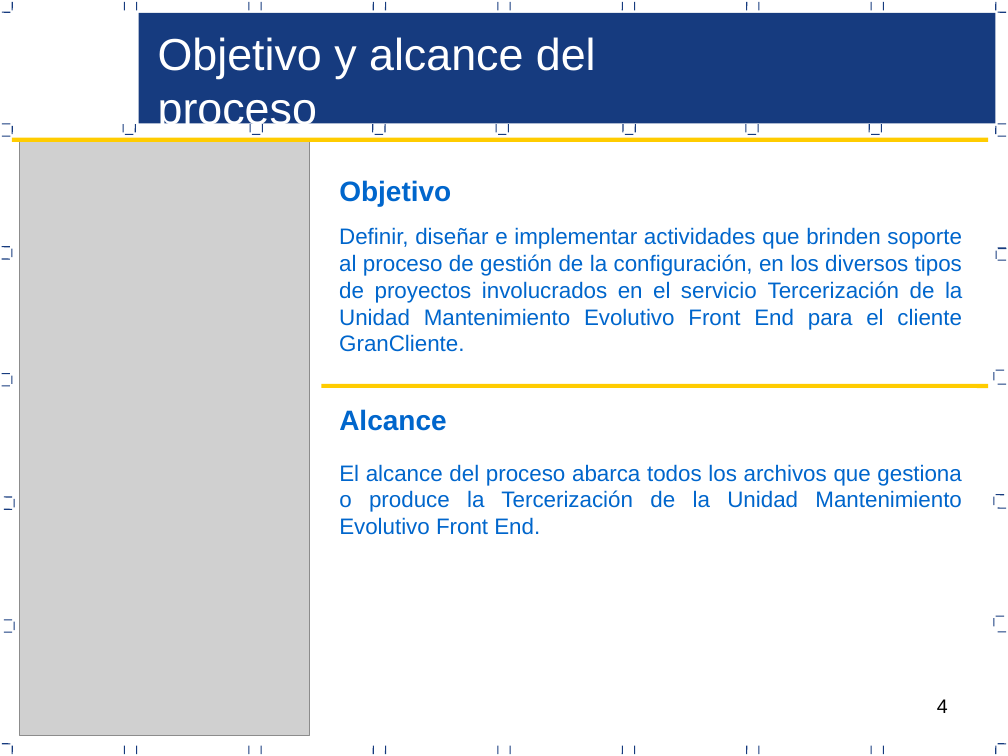
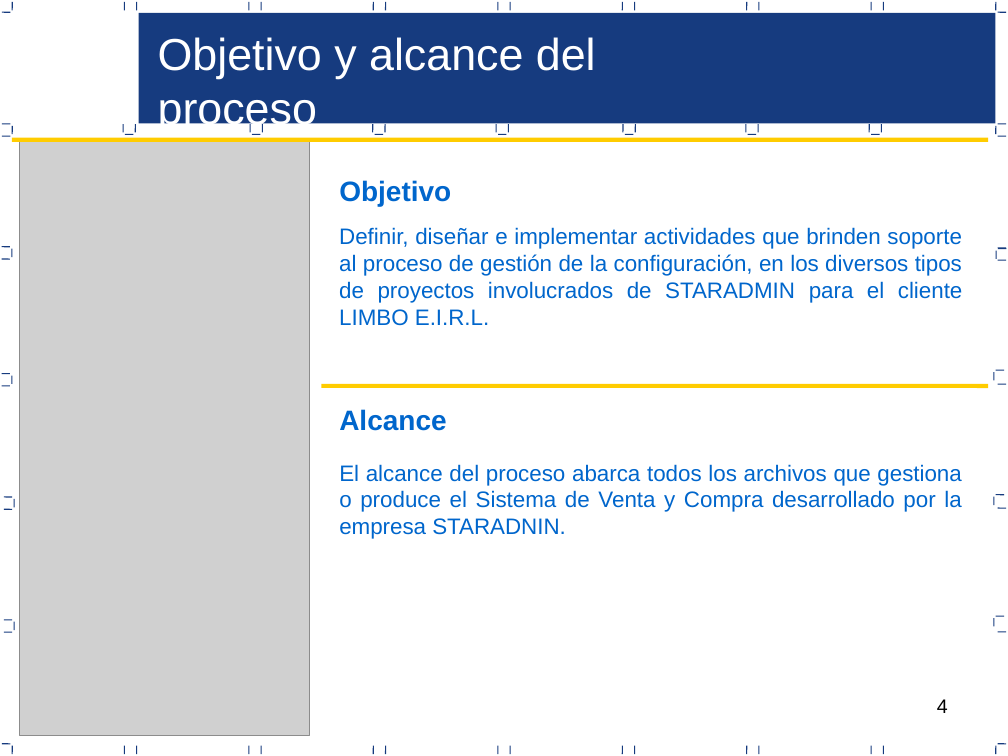
Before and after one commit to acporras/documentationStaradmin, a slide deck: slide 4 of Area de proceso CM/PGC_V1.0_2017.pptx. Drawn at 1008x756 pixels with LibreOffice and Linux fonts; fonts in the diff are those of the drawing; grey boxes stand for pictures. Boxes give left, top, right and bottom in pixels: in the first picture for what was removed or moved away, otherwise in the second. Text is boxed around its words. In the diff, an @@ line names an element or a change of style, - is before the commit and + after.

```diff
--- a/Area de proceso CM/PGC_V1.0_2017.pptx
+++ b/Area de proceso CM/PGC_V1.0_2017.pptx
@@ text at bbox=[339, 227, 963, 326]: text changed @@
-Definir, diseñar e implementar actividades que brinden soporte al proceso de gestión de la configuración, en los diversos tipos de proyectos involucrados en el servicio Tercerización de la Unidad Mantenimiento Evolutivo Front End para el cliente GranCliente.
+Definir, diseñar e implementar actividades que brinden soporte al proceso de gestión de la configuración, en los diversos tipos de proyectos involucrados de STARADMIN para el cliente LIMBO E.I.R.L.
@@ text at bbox=[339, 464, 961, 539]: text changed @@
-El alcance del proceso abarca todos los archivos que gestiona o produce la Tercerización de la Unidad Mantenimiento Evolutivo Front End.
+El alcance del proceso abarca todos los archivos que gestiona o produce el Sistema de Venta y Compra desarrollado por la empresa STARADNIN.
```
Also in this commit, not shown: 12 other slides changed, 10 other files.
